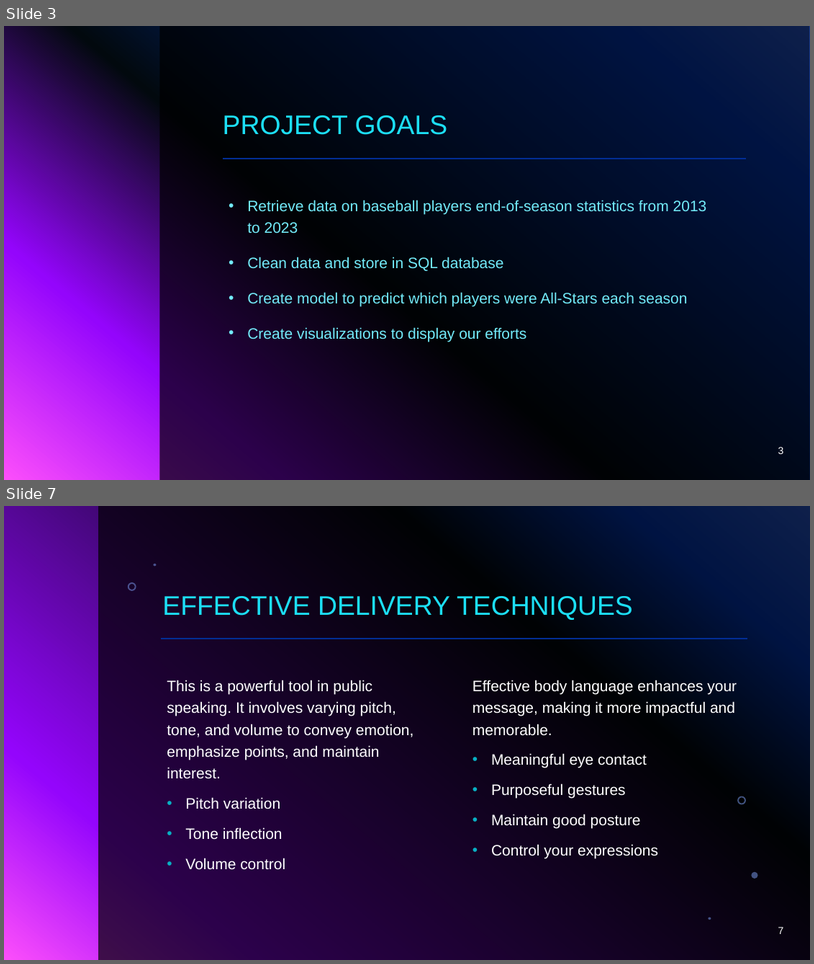
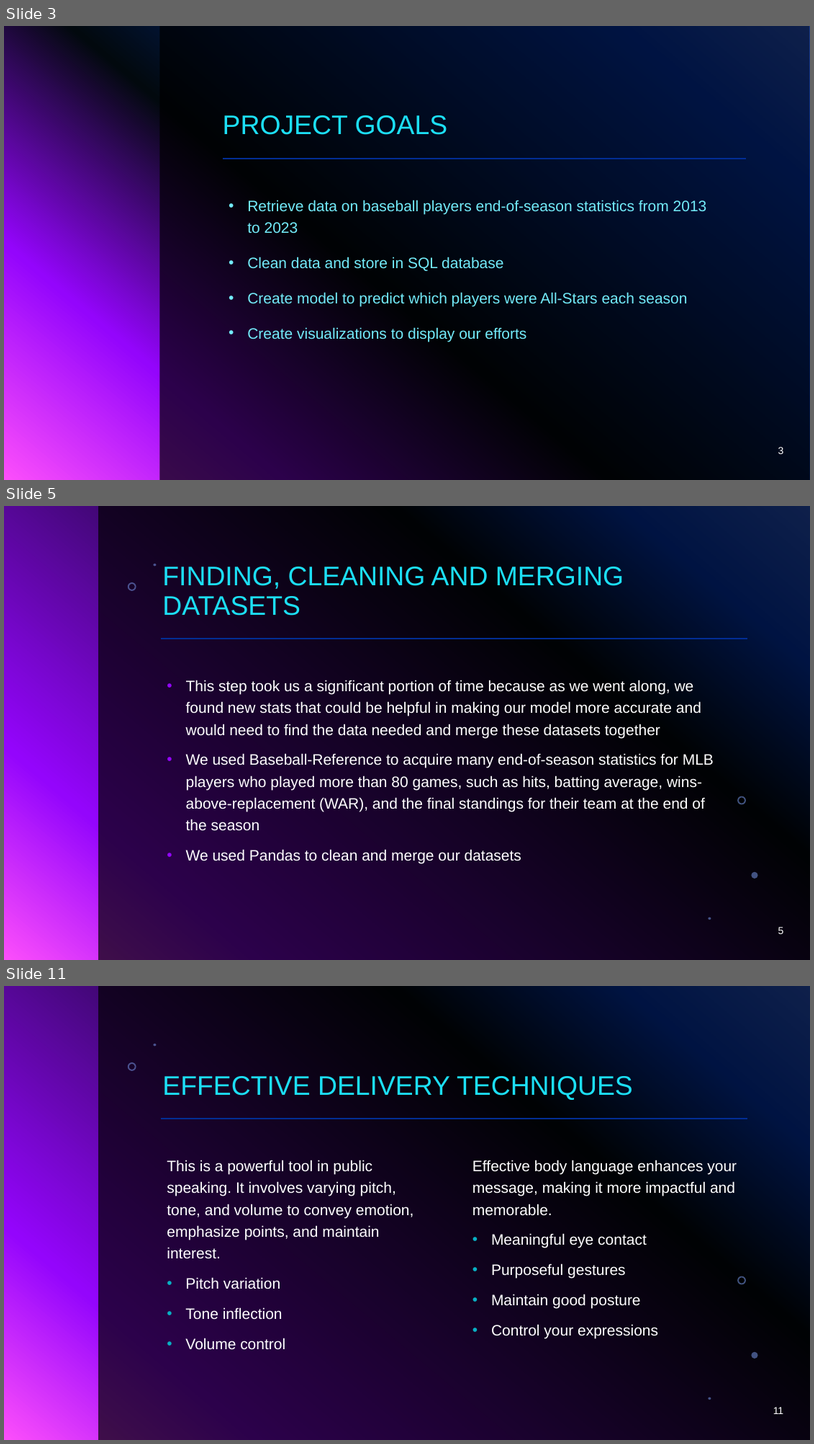
Before and after one commit to Christian-Albertini/project-4, a slide deck: Presentation.pptx. Shown one above the other, each under a label of ours: slides 3 and 7 before the commit, slides 3, 5 and 11 after it; the slides between them are not shown. The pictures are 814x964 and 814x1444 pixels, drawn with LibreOffice and Linux fonts; fonts in the diff are those of the drawing; background and template pictures are left out. Boxes give left, top, right and bottom in pixels: in the first picture for what was removed or moved away, otherwise in the second. Text is boxed around its words. In the diff, an @@ line names an element or a change of style, - is before the commit and + after.

```diff
--- a/Presentation.pptx
+++ b/Presentation.pptx
@@ slide 5 added at (x1=4, y1=506, x2=810, y2=960), background gradient #316CFC to #0343DF to #02090E to #9405FC to #FC4EFB; not listed: 7 template elements that a slide beside it also shows @@
@@ title added at (x1=162, y1=566, x2=624, y2=615), 32 pt, text #1CDFF5 @@
+FINDING, CLEANING AND MERGING DATASETS
@@ text added at (x1=186, y1=680, x2=714, y2=863), 18 pt, text #FFFFFF @@
+• This step took us a significant portion of time because as we went along, we found new stats that could be helpful in making our model more accurate and would need to find the data needed and merge these datasets together
+• We used Baseball-Reference to acquire many end-of-season statistics for MLB players who played more than 80 games, such as hits, batting average, wins-above-replacement (WAR), and the final standings for their team at the end of the season
+• We used Pandas to clean and merge our datasets
@@ page number added at (x1=779, y1=926, x2=784, y2=934), 12 pt, text #FFFFFF @@
+5
@@ what was slide 7 is now slide 11 @@
@@ page number at (x1=774, y1=1406, x2=784, y2=1414): text changed @@
-7
+11
```
Also in this commit, not shown: 6 other slides added, 1 slide removed.
